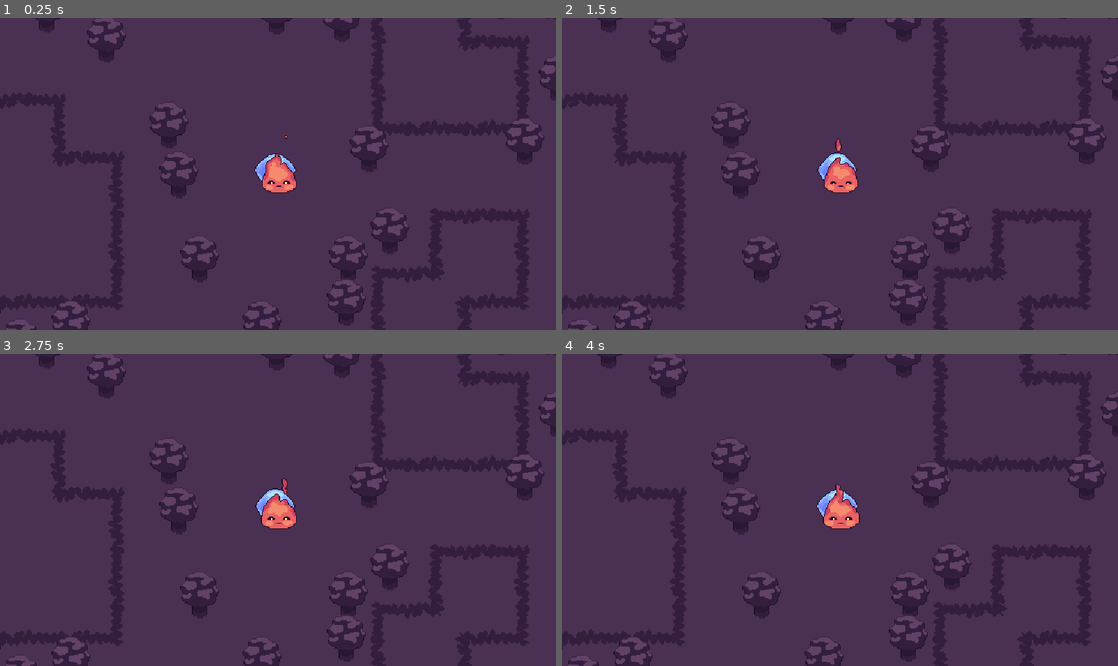
Above: before the commit, frames 1-4 (two rows, left to right).
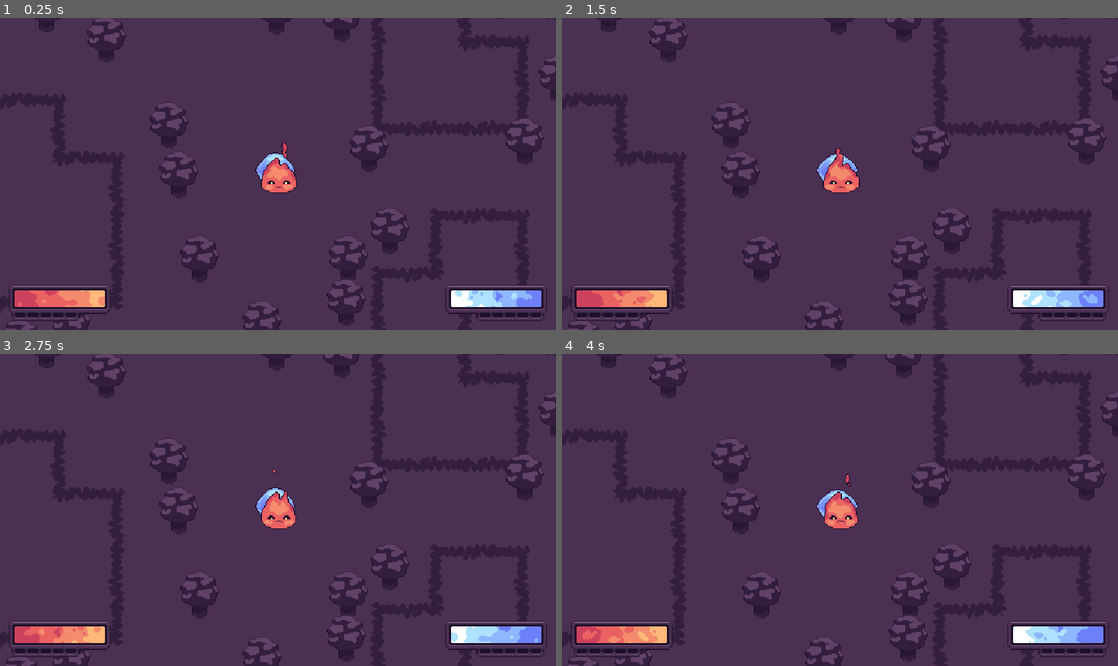
Above: after the commit, the same moments.

Repository: bitbrain/ggj-2022
Game: Godot game, scene res://Game.tscn
Same seed, same stepped clock (60 frames per second), same inputs: the game is played once before the commit and once after it.
Inputs:
- Up to frame 1 (0.25 s): no input
- Up to frame 2 (1.5 s): no input
- Up to frame 3 (2.75 s): no input
- Up to frame 4 (4 s): no input

The runs differ from the first frame. In frame 1, 3.2% of the frame differs, in the area x 1-99%, y 37-98%; in frame 2, 3.2%, in the area x 1-99%, y 38-98%; in frame 3, 3.2%; in frame 4, 3.2%.

Commit message:
add UI skeleton

Diff:
--- a/godot/Game.tscn
+++ b/godot/Game.tscn
@@ -6,6 +6,7 @@
 [ext_resource path="res://tilemap/rocks.png" type="Texture" id=4]
 [ext_resource path="res://Game.gd" type="Script" id=5]
 [ext_resource path="res://Camera2D.gd" type="Script" id=6]
+[ext_resource path="res://ui/CharacterUI.tscn" type="PackedScene" id=7]
 
 [sub_resource type="TileSet" id=1]
 0/name = "rocks.png 0"
@@ -165,3 +166,24 @@
 script = ExtResource( 6 )
 player_1 = NodePath("../WorldObjects/Fire")
 player_2 = NodePath("../WorldObjects/Frost")
+
+[node name="UI" type="CanvasLayer" parent="."]
+
+[node name="FrostCharacterUI" parent="UI" instance=ExtResource( 7 )]
+anchor_left = 1.0
+anchor_top = 1.0
+margin_left = -10.0
+margin_top = -50.0
+margin_right = 112.0
+margin_bottom = 0.0
+rect_scale = Vector2( -1, 1 )
+character_path = NodePath("../../WorldObjects/Frost")
+
+[node name="FireCharacterUI" parent="UI" instance=ExtResource( 7 )]
+anchor_top = 1.0
+anchor_right = 0.0
+margin_left = 10.0
+margin_top = -50.0
+margin_right = 112.0
+margin_bottom = 0.0
+character_path = NodePath("../../WorldObjects/Fire")
--- a/godot/character/Character.tscn
+++ b/godot/character/Character.tscn
@@ -117,13 +117,13 @@
 [node name="FrostSprite" type="AnimatedSprite" parent="."]
 material = SubResource( 23 )
 frames = SubResource( 11 )
-frame = 1
+frame = 8
 playing = true
 
 [node name="FireSprite" type="AnimatedSprite" parent="."]
 material = SubResource( 22 )
 frames = SubResource( 21 )
-frame = 8
+frame = 6
 playing = true
 
 [node name="Timer" type="Timer" parent="."]
--- /dev/null
+++ b/godot/ui/CharacterUI.gd
@@ -0,0 +1,15 @@
+extends Control
+
+export(NodePath) var character_path
+
+onready var character = get_node(character_path)
+onready var health_fire = $HealthFire
+onready var health_frost = $HealthFrost
+
+func _ready():
+	if character.PLAYER_TYPE == Character.PlayerType.FIRE:
+		health_fire.visible = true
+		health_frost.visible = false
+	if character.PLAYER_TYPE == Character.PlayerType.FROST:
+		health_fire.visible = false
+		health_frost.visible = true
--- /dev/null
+++ b/godot/ui/CharacterUI.tscn
@@ -0,0 +1,135 @@
+[gd_scene load_steps=28 format=2]
+
+[ext_resource path="res://ui/ui-base.png" type="Texture" id=1]
+[ext_resource path="res://ui/ui-health-animated.png" type="Texture" id=2]
+[ext_resource path="res://ui/ui-energy.png" type="Texture" id=3]
+[ext_resource path="res://ui/ui-health-animated-frost.png" type="Texture" id=4]
+[ext_resource path="res://ui/CharacterUI.gd" type="Script" id=5]
+
+[sub_resource type="AtlasTexture" id=1]
+atlas = ExtResource( 2 )
+region = Rect2( 0, 0, 112, 40 )
+
+[sub_resource type="AtlasTexture" id=2]
+atlas = ExtResource( 2 )
+region = Rect2( 112, 0, 112, 40 )
+
+[sub_resource type="AtlasTexture" id=3]
+atlas = ExtResource( 2 )
+region = Rect2( 224, 0, 112, 40 )
+
+[sub_resource type="AtlasTexture" id=4]
+atlas = ExtResource( 2 )
+region = Rect2( 336, 0, 112, 40 )
+
+[sub_resource type="AtlasTexture" id=5]
+atlas = ExtResource( 2 )
+region = Rect2( 448, 0, 112, 40 )
+
+[sub_resource type="AtlasTexture" id=6]
+atlas = ExtResource( 2 )
+region = Rect2( 560, 0, 112, 40 )
+
+[sub_resource type="AtlasTexture" id=7]
+atlas = ExtResource( 2 )
+region = Rect2( 672, 0, 112, 40 )
+
+[sub_resource type="AtlasTexture" id=8]
+atlas = ExtResource( 2 )
+region = Rect2( 784, 0, 112, 40 )
+
+[sub_resource type="AtlasTexture" id=9]
+atlas = ExtResource( 2 )
+region = Rect2( 896, 0, 112, 40 )
+
+[sub_resource type="AtlasTexture" id=10]
+atlas = ExtResource( 2 )
+region = Rect2( 1008, 0, 112, 40 )
+
+[sub_resource type="SpriteFrames" id=11]
+animations = [ {
+"frames": [ SubResource( 1 ), SubResource( 2 ), SubResource( 3 ), SubResource( 4 ), SubResource( 5 ), SubResource( 6 ), SubResource( 7 ), SubResource( 8 ), SubResource( 9 ), SubResource( 10 ) ],
+"loop": true,
+"name": "default",
+"speed": 10.0
+} ]
+
+[sub_resource type="AtlasTexture" id=12]
+atlas = ExtResource( 4 )
+region = Rect2( 0, 0, 112, 40 )
+
+[sub_resource type="AtlasTexture" id=13]
+atlas = ExtResource( 4 )
+region = Rect2( 112, 0, 112, 40 )
+
+[sub_resource type="AtlasTexture" id=14]
+atlas = ExtResource( 4 )
+region = Rect2( 224, 0, 112, 40 )
+
+[sub_resource type="AtlasTexture" id=15]
+atlas = ExtResource( 4 )
+region = Rect2( 336, 0, 112, 40 )
+
+[sub_resource type="AtlasTexture" id=16]
+atlas = ExtResource( 4 )
+region = Rect2( 448, 0, 112, 40 )
+
+[sub_resource type="AtlasTexture" id=17]
+atlas = ExtResource( 4 )
+region = Rect2( 560, 0, 112, 40 )
+
+[sub_resource type="AtlasTexture" id=18]
+atlas = ExtResource( 4 )
+region = Rect2( 672, 0, 112, 40 )
+
+[sub_resource type="AtlasTexture" id=19]
+atlas = ExtResource( 4 )
+region = Rect2( 784, 0, 112, 40 )
+
+[sub_resource type="AtlasTexture" id=20]
+atlas = ExtResource( 4 )
+region = Rect2( 896, 0, 112, 40 )
+
+[sub_resource type="AtlasTexture" id=21]
+atlas = ExtResource( 4 )
+region = Rect2( 1008, 0, 112, 40 )
+
+[sub_resource type="SpriteFrames" id=22]
+animations = [ {
+"frames": [ SubResource( 12 ), SubResource( 13 ), SubResource( 14 ), SubResource( 15 ), SubResource( 16 ), SubResource( 17 ), SubResource( 18 ), SubResource( 19 ), SubResource( 20 ), SubResource( 21 ) ],
+"loop": true,
+"name": "default",
+"speed": 10.0
+} ]
+
+[node name="CharacterUI" type="Control"]
+anchor_right = 1.0
+anchor_bottom = 1.0
+margin_right = -502.0
+margin_bottom = -305.0
+rect_min_size = Vector2( 112, 40 )
+script = ExtResource( 5 )
+__meta__ = {
+"_edit_use_anchors_": false
+}
+
+[node name="Base" type="Sprite" parent="."]
+position = Vector2( 56, 20 )
+texture = ExtResource( 1 )
+
+[node name="HealthFire" type="AnimatedSprite" parent="."]
+position = Vector2( 56, 20 )
+frames = SubResource( 11 )
+frame = 7
+playing = true
+
+[node name="HealthFrost" type="AnimatedSprite" parent="."]
+position = Vector2( 56, 20 )
+frames = SubResource( 22 )
+frame = 2
+playing = true
+
+[node name="Energy" type="Sprite" parent="."]
+position = Vector2( 56, 20 )
+texture = ExtResource( 3 )
+hframes = 6
Not shown: 1 places in godot/Game.tscn that only renumber resources
Binary file added: godot/ui/ui-base.png
Not shown, added: godot/ui/ui-base.png.import
Binary file added: godot/ui/ui-energy.png
Not shown, added: godot/ui/ui-energy.png.import
Binary file added: godot/ui/ui-health-animated-frost.png
Not shown, added: godot/ui/ui-health-animated-frost.png.import
Binary file added: godot/ui/ui-health-animated.png
Not shown, added: godot/ui/ui-health-animated.png.import
Binary file added: godot/ui/ui.png
Not shown, added: godot/ui/ui.png.import
Not shown, added: aseprite/concept/ui.aseprite
(and 1 more such lines)
